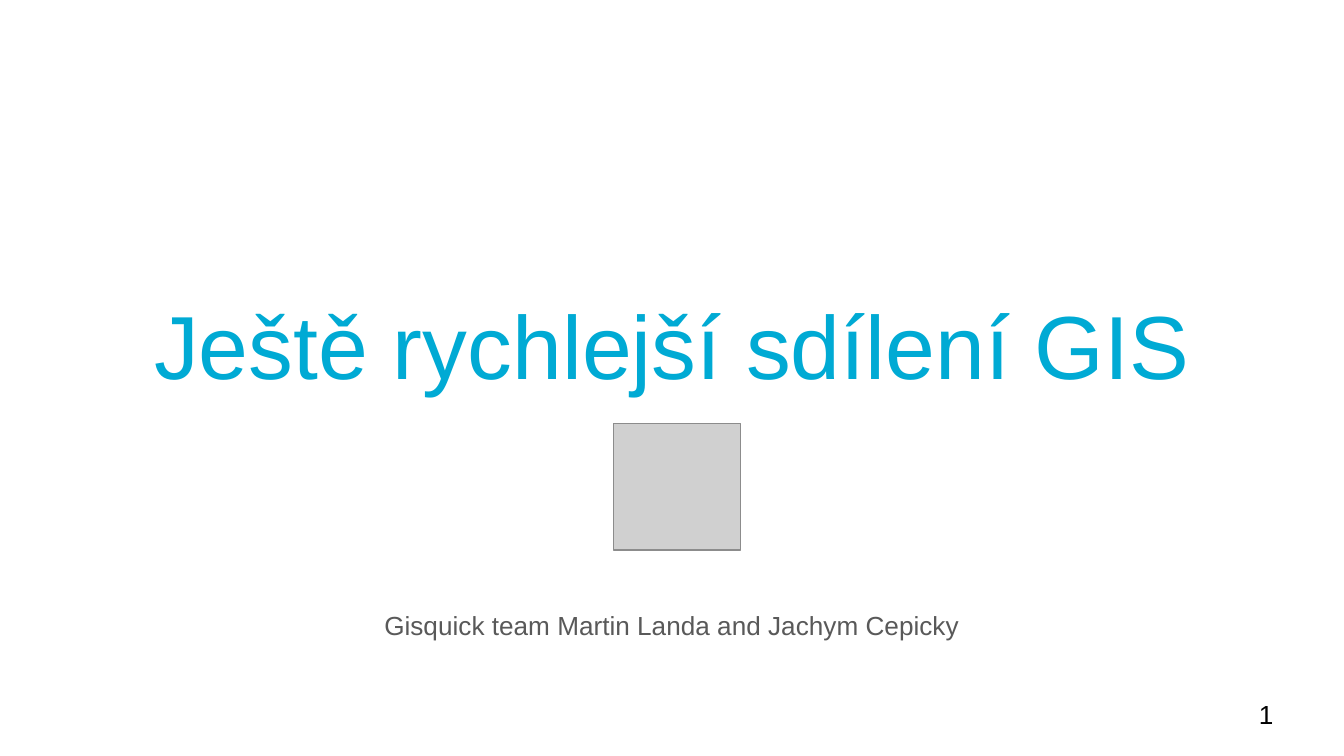
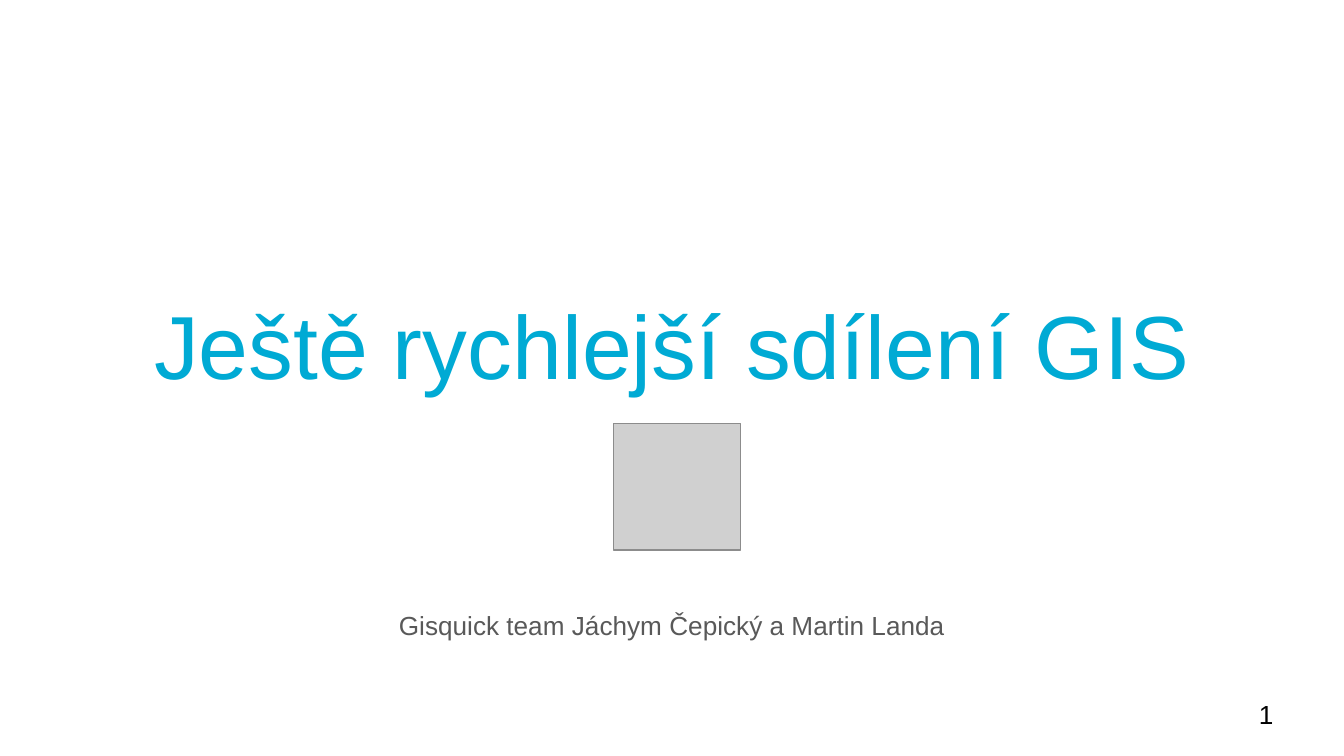
Before and after one commit to gisquick/gisquick-doc, a slide deck: slide 1 of presentations/lets-share-gis-much-quicker-cs.odp. Drawn at 1344x756 pixels with LibreOffice and Linux fonts; fonts in the diff are those of the drawing; grey boxes stand for pictures. Boxes give left, top, right and bottom in pixels: in the first picture for what was removed or moved away, otherwise in the second. Text is boxed around its words. In the diff, an @@ line names an element or a change of style, - is before the commit and + after.

```diff
--- a/presentations/lets-share-gis-much-quicker-cs.odp
+++ b/presentations/lets-share-gis-much-quicker-cs.odp
@@ subtitle at [399, 614, 944, 641]: text changed @@
-Gisquick team Martin Landa and Jachym Cepicky
+Gisquick team Jáchym Čepický a Martin Landa
```
Also in this commit, not shown: 13 other slides changed, 1 slide added.
